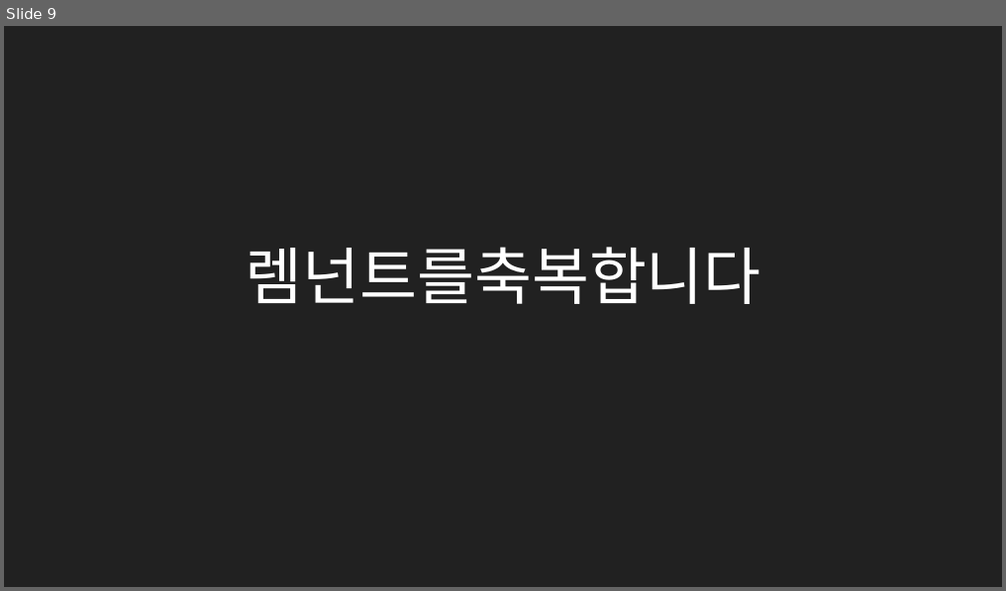
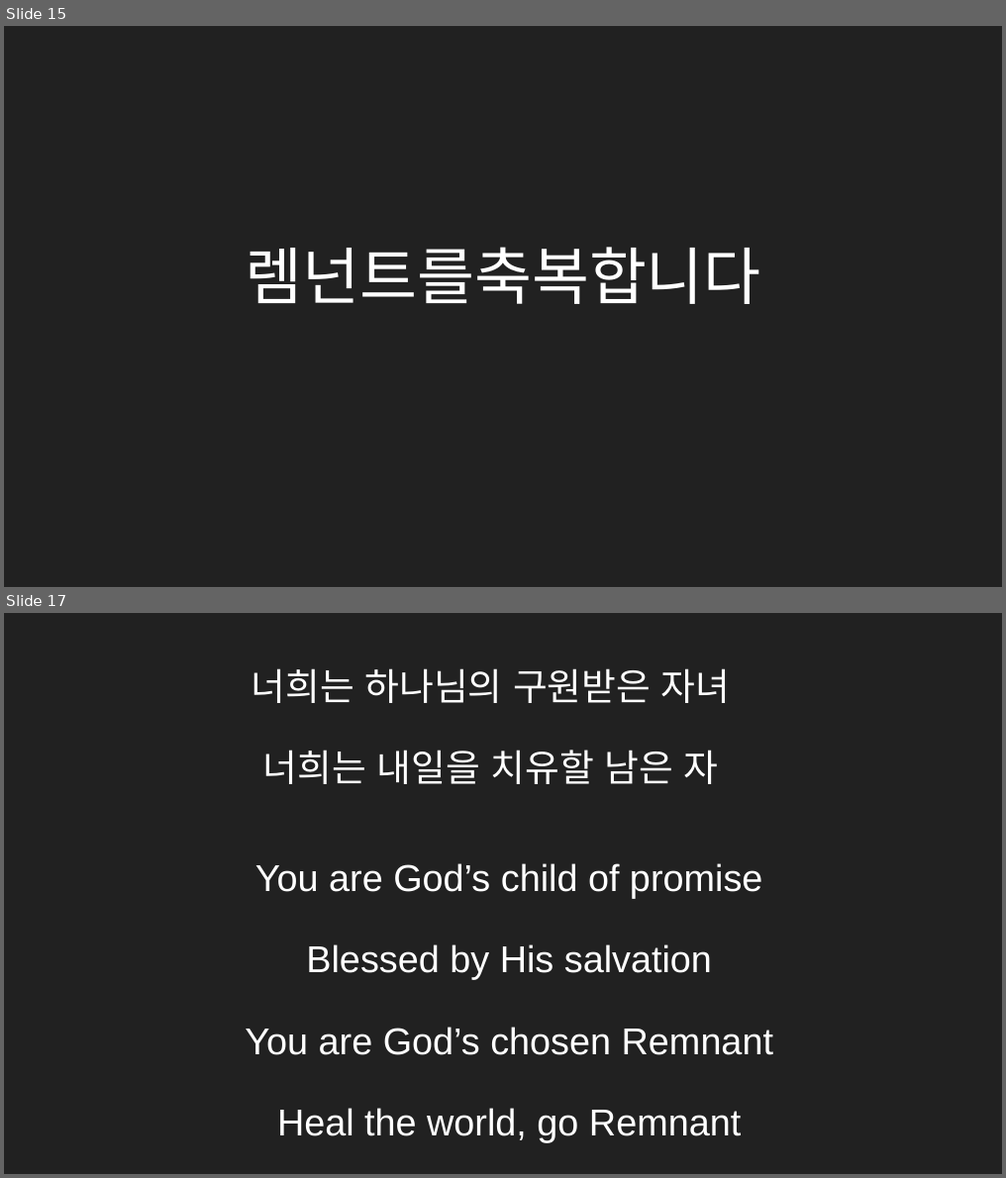
Before and after one commit to MiniMinja/ForSunday, a slide deck: postwor.pptx. Shown one above the other, each under a label of ours: slide 9 before the commit, slides 15 and 17 after it; the slides between them are not shown. The pictures are 1006x591 and 1006x1178 pixels, drawn with LibreOffice and Linux fonts; fonts in the diff are those of the drawing. Boxes give left, top, right and bottom in pixels: in the first picture for what was removed or moved away, otherwise in the second. Text is boxed around its words. In the diff, an @@ line names an element or a change of style, - is before the commit and + after.

```diff
--- a/postwor.pptx
+++ b/postwor.pptx
@@ slide 17 added at (4,613,1002,1174), background #212121 @@
@@ text added at (251,668,731,784), 27 pt, text #FFFFFF @@
+너희는 하나님의 구원받은 자녀
+너희는 내일을 치유할 남은 자
@@ text added at (245,863,773,1143), 27 pt, text #FFFFFF @@
+You are God’s child of promise
+Blessed by His salvation
+You are God’s chosen Remnant
+Heal the world, go Remnant
@@ what was slide 9 is now slide 15 @@
```
Also in this commit, not shown: 1 slide changed, 22 other slides added, 11 slides removed.
